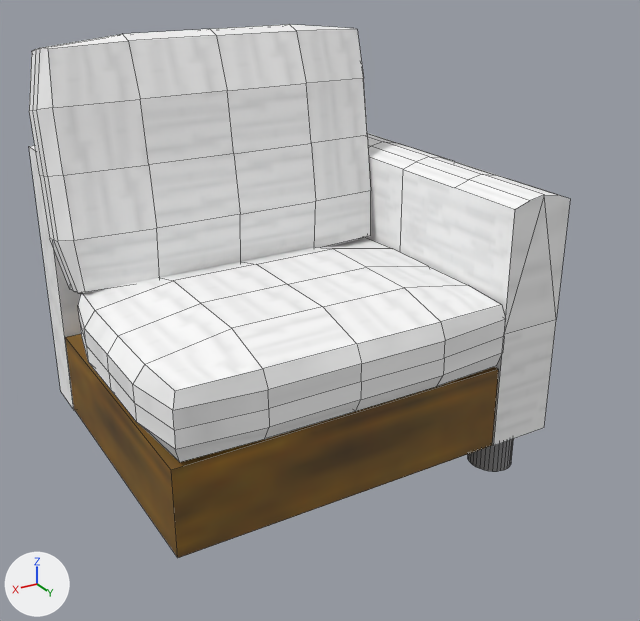
Renders of the OBJ model models/simple_sofa_3.obj from each side of a commit.
The view is the same before and after, from a 50 mm lens placed at (2.07, 3.63, 1.72), pointed at (-0.01, 0.15, -0.02). Arrows for +X, +Y and +Z are at lower left; the lights stay in place. Mesh edges are drawn as thin lines. Where no turn or scale is listed for an object, it has been applied to the vertices.
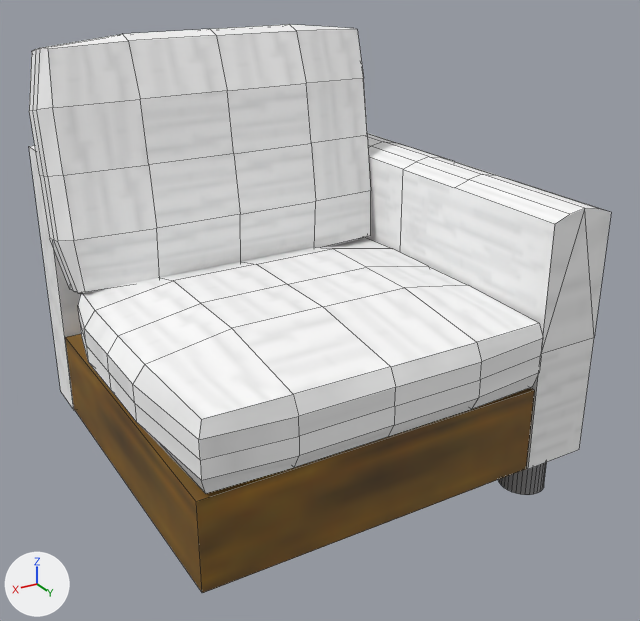
The newer file is also turned or shifted as a whole; pictures and numbers use the older file's frame.

Location of each change, [x1, y1, x2, y2] in pixels of the pictures (640 x 621 px; the box of a moved part takes in the faces that stretch with it):
'Cube.004', reshaped (8% wider, 7% taller)
    before: [29, 24, 570, 558]
    after: [29, 24, 611, 593]
part 1 of me_cube_004, moved or reshaped
    before: [468, 439, 514, 472]
    after: [498, 462, 547, 495]
part 2 of me_cube_004, moved or reshaped
    before: [65, 169, 570, 558]
    after: [65, 169, 611, 593]

The edits, one by one:
me_cube_004 has 377 vertices, 306 faces and spans x -1.03..1.08, y -0.98..0.81, z -0.94..1.27.
me_cube_004 is used by ob_cube_004; location (0.0, 0.0, 0.0).
me_cube_004 part 1: the loose piece of 64 vertices spanning x -0.97..-0.74, y 0.43..0.67, z -0.94..-0.69 is moved by (0.0, 0.25, 0.0).
me_cube_004 part 2: all 38 vertices in x -1.03..1.03, y 0.75..0.81, z -0.7..0.6 are moved by (0.0, 0.25, 0.0).
